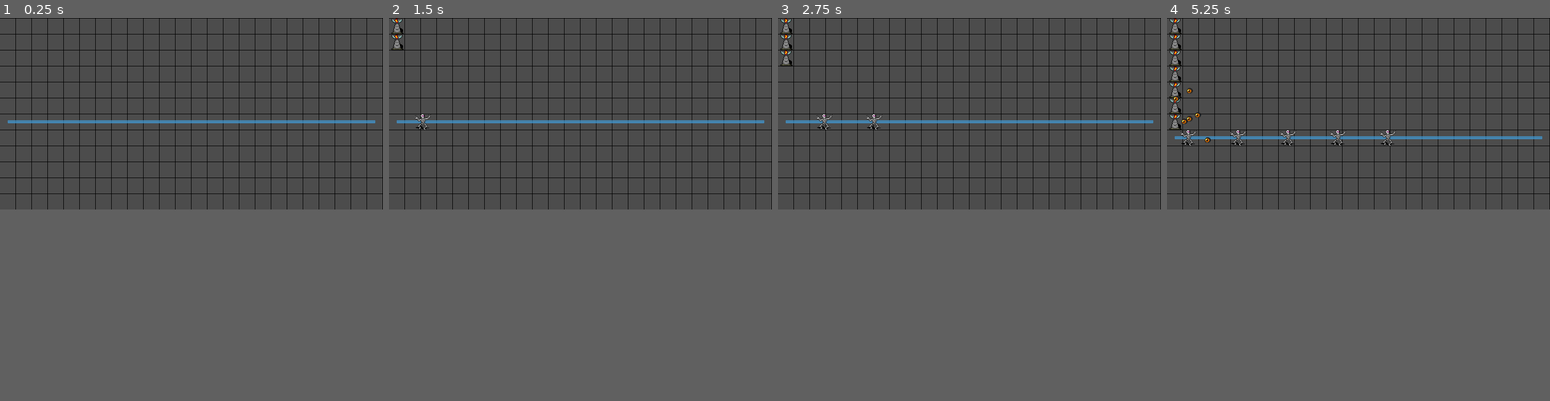
Above: before the commit, frames 1-4 (left to right).
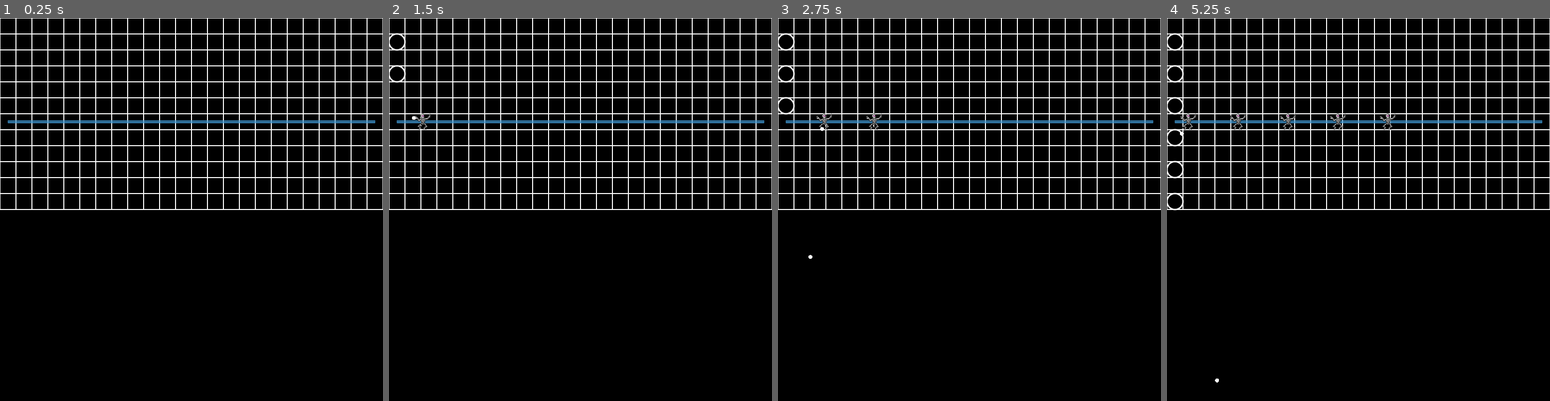
Above: after the commit, the same moments.

Repository: p42ul/Towers
Game: Godot game, scene res://Main.tscn
Two runs of this game, one before a commit and one after it. Both use one fixed random seed, a clock stepped at 60 frames per second and the inputs below.
Inputs (mouse positions are in pixels of both pictures, inside the frame that each line leads up to):
- Up to frame 1 (0.25 s): no input
- Up to frame 2 (1.5 s): tap Enter at 0.5 s; move the mouse to (396, 25) at 0.52 s; press the mouse at (396, 25) at 0.53 s; move the mouse to (396, 40) at 1.27 s; release the mouse at (396, 40) at 1.28 s; right-click (396, 40) at 1.35 s; click (396, 40) at 1.42 s
- Up to frame 3 (2.75 s): move the mouse to (785, 56) at 2.02 s; press the mouse at (785, 56) at 2.03 s
- Up to frame 4 (5.25 s): move the mouse to (1174, 75) at 2.77 s; release the mouse at (1174, 75) at 2.78 s; right-click (1174, 75) at 2.85 s; click (1174, 75) at 2.92 s; move the mouse to (1174, 90) at 3.52 s; press the mouse at (1174, 90) at 3.53 s; move the mouse to (1174, 106) at 4.27 s; release the mouse at (1174, 106) at 4.28 s; right-click (1174, 106) at 4.35 s; click (1174, 106) at 4.42 s; move the mouse to (1174, 121) at 5.02 s; press the mouse at (1174, 121) at 5.03 s
In our replay, the window is 768x384 before the commit and 768x768 after it. These sizes can differ from the game's own. Grey fills any space a smaller window leaves; there, only what the larger window draws over its background counts as a difference.

The runs differ from the first frame. In frame 1, 49% of the frame differs, in the area x 0-100%, y 0-51%; in frame 2, 49%; in frame 3, 49%; in frame 4, 50%, in the area x 0-100%, y 0-96%.

Commit message:
Moving towards desired aesthetic

Diff:
--- /dev/null
+++ b/grid/ArcDrawer.gd
@@ -0,0 +1,17 @@
+extends Node2D
+
+export var line_width = 2.0
+var radius = 0
+var is_active = false
+
+func set_radius(r: int):
+	self.position.x = r/2
+	self.position.y = r/2
+	self.radius = r
+
+func _process(_delta):
+	self.update()
+
+func _draw():
+	if self.is_active:
+		draw_arc(self.transform.get_origin(), self.radius, 0, 2*PI, 360, Color.white, self.line_width, true)
--- a/grid/GridController.gd
+++ b/grid/GridController.gd
@@ -3,7 +3,7 @@
 var width = 24
 var height = 12
 
-var grid_node_size = 32
+var grid_node_diameter = 32
 
 var start_grid_id = width*height + 1
 var end_grid_id = width*height + 2
@@ -18,8 +18,8 @@
 func _ready():
 	aStar.reserve_space(width*height+2)
 	grid.resize(width*height)
-	aStar.add_point(start_grid_id, Vector2(-grid_node_size, height/2))
-	aStar.add_point(end_grid_id, Vector2(width*grid_node_size+grid_node_size, height/2))
+	aStar.add_point(start_grid_id, Vector2(-grid_node_diameter, height/2))
+	aStar.add_point(end_grid_id, Vector2(width*grid_node_diameter+grid_node_diameter, height/2))
 	for x in range(width):
 		for y in range(height):
 			var node = grid_node.instance()
@@ -34,12 +34,12 @@
 				aStar.connect_points(nodeId, _get_node_id(x-1, y))
 			if y > 0:
 				aStar.connect_points(nodeId, _get_node_id(x, y-1))
-			node.position.x = x*grid_node_size
-			node.position.y = y*grid_node_size
+			node.position.x = x*grid_node_diameter
+			node.position.y = y*grid_node_diameter
 			node.x = x
 			node.y = y
 			add_child(node)
-			node.set_size(grid_node_size)
+			node.set_radius(grid_node_diameter / 2)
 
 func _get_node_id(x, y):
 	return y*width + x
@@ -69,7 +69,7 @@
 	# Strip the first and last pathfinding entries, which aren't in the grid
 	for i in range(1, result.size() - 1):
 		var grid_id = result[i]
-		var x = grid[grid_id].position.x + grid_node_size / 2
-		var y = grid[grid_id].position.y + grid_node_size / 2
+		var x = grid[grid_id].position.x + grid_node_diameter / 2
+		var y = grid[grid_id].position.y + grid_node_diameter / 2
 		path.append(Vector2(x, y))
 	return path
--- a/grid/GridNode.gd
+++ b/grid/GridNode.gd
@@ -3,7 +3,6 @@
 var x
 var y
 var has_tower = false
-
 
 func _input_event(_viewport, _event, _shape_idx):
 	if Input.is_action_pressed("grid_draw"):
@@ -11,16 +10,13 @@
 	elif Input.is_action_pressed("grid_remove"):
 		remove_tower()
 
-func set_size(r: int):
-	var sprite_size = 32
-	$Tower.position.x = r/2
-	$Tower.position.y = r/2
-	$Tower.scale = Vector2(r / sprite_size, r / sprite_size)
-	$GridBorderSprite.rect_size = Vector2(r, r)
+func set_radius(r: int):
+	$Tower.set_radius(r)
 	$CollisionShape2D.position.x = r/2
 	$CollisionShape2D.position.y = r/2
-	$CollisionShape2D.scale.x = r/2
-	$CollisionShape2D.scale.y = r/2
+	$CollisionShape2D.scale.x = r
+	$CollisionShape2D.scale.y = r
+	$Outline.rect_size = Vector2(r*2, r*2)
 
 func create_tower():
 	if has_tower:
--- a/grid/GridNode.tscn
+++ b/grid/GridNode.tscn
@@ -11,19 +11,18 @@
 collision_mask = 0
 script = ExtResource( 2 )
 
-[node name="GridBorderSprite" type="ReferenceRect" parent="."]
-margin_right = 16.0
-margin_bottom = 16.0
-mouse_filter = 2
-border_color = Color( 0, 0, 0, 1 )
-editor_only = false
-
 [node name="CollisionShape2D" type="CollisionShape2D" parent="."]
-position = Vector2( 8, 8 )
-scale = Vector2( 8, 8 )
+position = Vector2( 1, 1 )
 shape = SubResource( 1 )
 
 [node name="Tower" parent="." instance=ExtResource( 1 )]
-frame = 0
+
+[node name="Outline" type="ReferenceRect" parent="."]
+margin_right = 1.0
+margin_bottom = 1.0
+mouse_filter = 2
+border_color = Color( 1, 1, 1, 1 )
+border_width = 1.4
+editor_only = false
 
 [connection signal="input_event" from="." to="." method="_input_event"]
--- a/grid/Projectile.gd
+++ b/grid/Projectile.gd
@@ -1,11 +1,14 @@
 extends Area2D
 
 var direction = Vector2(0, 0)
-var speed = 100
+var speed = 500
 var damage = 1
 
 func _on_VisibilityNotifier2D_viewport_exited(_viewport):
 	queue_free()
 
+func _draw():
+	draw_circle(self.transform.get_origin(), self.scale.x, Color.white)
+
 func _process(delta):
 	self.position += direction*speed*delta
--- a/grid/Projectile.tscn
+++ b/grid/Projectile.tscn
@@ -1,25 +1,21 @@
-[gd_scene load_steps=4 format=2]
+[gd_scene load_steps=3 format=2]
 
-[ext_resource path="res://assets/DungeonCrawl_ProjectUtumnoTileset.png" type="Texture" id=1]
 [ext_resource path="res://grid/Projectile.gd" type="Script" id=2]
 
 [sub_resource type="CircleShape2D" id=1]
-radius = 7.0
+radius = 1.0
 
 [node name="Projectile" type="Area2D" groups=["projectile"]]
+scale = Vector2( 2, 2 )
 z_index = 2
 collision_layer = 0
 script = ExtResource( 2 )
-
-[node name="Sprite" type="Sprite" parent="."]
-texture = ExtResource( 1 )
-region_enabled = true
-region_rect = Rect2( 1920, 194, 16, 16 )
-region_filter_clip = true
 
 [node name="CollisionShape2D" type="CollisionShape2D" parent="."]
 shape = SubResource( 1 )
 
 [node name="VisibilityNotifier2D" type="VisibilityNotifier2D" parent="."]
+scale = Vector2( 2, 2 )
+rect = Rect2( -0.5, -0.5, 1, 1 )
 
 [connection signal="viewport_exited" from="VisibilityNotifier2D" to="." method="_on_VisibilityNotifier2D_viewport_exited"]
--- a/grid/Tower.gd
+++ b/grid/Tower.gd
@@ -1,12 +1,14 @@
-extends AnimatedSprite
+extends Node2D
 
 var projectile_instance = preload("res://grid/Projectile.tscn")
 
 var is_active = false
 var attack_range = 128
+var radius = 0
 
-func _ready():
-	self.hide()
+func set_radius(r: int):
+	self.radius = r
+	$ArcDrawer.set_radius(r)
 
 func _process(_delta):
 	if not is_active:
@@ -24,16 +26,15 @@
 	if nearest_distance < attack_range:
 		attack(nearest)
 
+
 func attack(mob):
 	if $AttackTimer.is_stopped():
 		var projectile = projectile_instance.instance()
 		add_child(projectile)
+		projectile.position += Vector2(self.radius, self.radius) / 4
 		projectile.direction = self.global_position.direction_to(mob.global_position)
 		$AttackTimer.start()
 
 func set_active(active):
 	self.is_active = active
-	if is_active:
-		self.show()
-	else:
-		self.hide()
+	$ArcDrawer.is_active = active
--- a/grid/Tower.tscn
+++ b/grid/Tower.tscn
@@ -1,44 +1,15 @@
-[gd_scene load_steps=8 format=2]
+[gd_scene load_steps=3 format=2]
 
-[ext_resource path="res://assets/DungeonCrawl_ProjectUtumnoTileset.png" type="Texture" id=1]
+[ext_resource path="res://grid/ArcDrawer.gd" type="Script" id=1]
 [ext_resource path="res://grid/Tower.gd" type="Script" id=2]
 
-[sub_resource type="AtlasTexture" id=3]
-flags = 4
-atlas = ExtResource( 1 )
-region = Rect2( 928, 224, 32, 32 )
-
-[sub_resource type="AtlasTexture" id=4]
-flags = 4
-atlas = ExtResource( 1 )
-region = Rect2( 960, 224, 32, 32 )
-
-[sub_resource type="AtlasTexture" id=5]
-flags = 4
-atlas = ExtResource( 1 )
-region = Rect2( 992, 224, 32, 32 )
-
-[sub_resource type="AtlasTexture" id=6]
-flags = 4
-atlas = ExtResource( 1 )
-region = Rect2( 1024, 224, 32, 32 )
-
-[sub_resource type="SpriteFrames" id=7]
-animations = [ {
-"frames": [ SubResource( 3 ), SubResource( 4 ), SubResource( 5 ), SubResource( 6 ) ],
-"loop": true,
-"name": "default",
-"speed": 5.0
-} ]
-
-[node name="Tower" type="AnimatedSprite"]
-position = Vector2( 8, 8 )
-scale = Vector2( 0.5, 0.5 )
-frames = SubResource( 7 )
-frame = 1
-playing = true
+[node name="Tower" type="Node2D"]
 script = ExtResource( 2 )
 
 [node name="AttackTimer" type="Timer" parent="."]
 wait_time = 0.5
 one_shot = true
+
+[node name="ArcDrawer" type="Node2D" parent="."]
+show_behind_parent = true
+script = ExtResource( 1 )
--- a/project.godot
+++ b/project.godot
@@ -21,7 +21,7 @@
 [display]
 
 window/size/width=768
-window/size/height=384
+window/size/height=768
 window/size/resizable=false
 window/stretch/mode="2d"
 window/stretch/aspect="keep"
@@ -62,4 +62,5 @@
 quality/driver/driver_name="GLES2"
 vram_compression/import_etc=true
 vram_compression/import_etc2=false
+environment/default_clear_color=Color( 0, 0, 0, 1 )
 environment/default_environment="res://default_env.tres"
